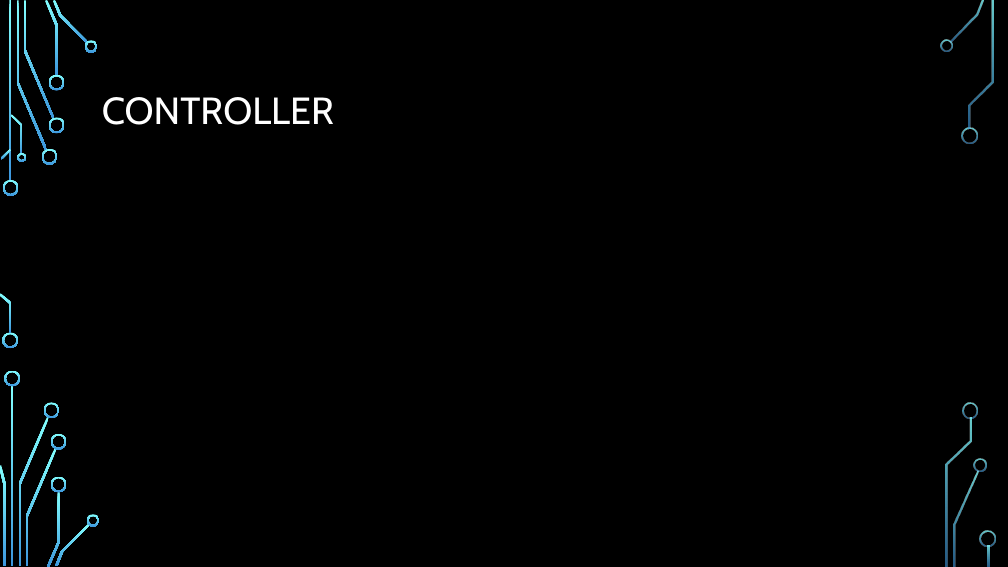
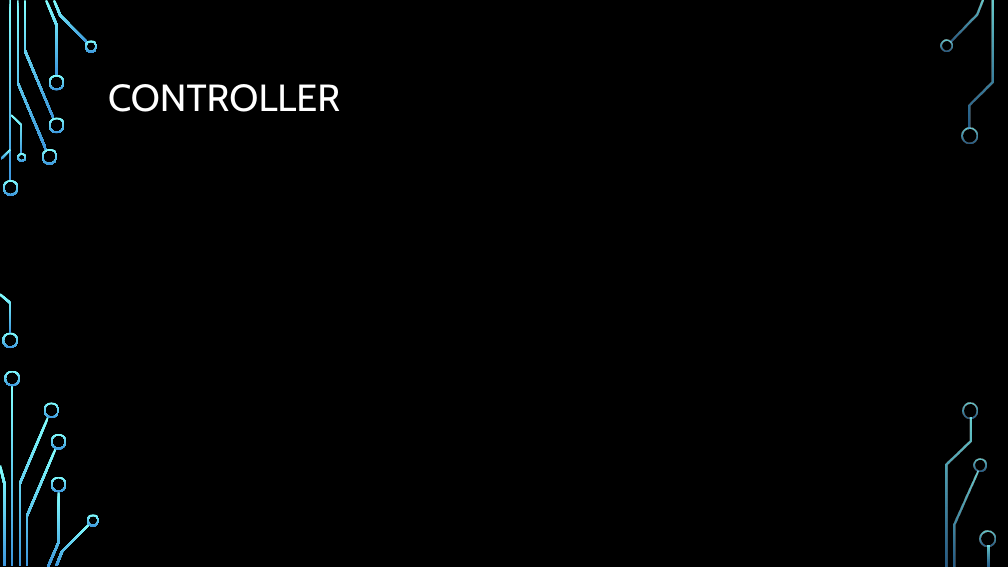
Before and after one commit to C5734E/Vizsga_Feladat, a slide deck: slide 13 of Autó Kozmetika orai DB.pptx (slide 12 before the commit). Drawn at 1008x567 pixels with LibreOffice and Linux fonts; fonts in the diff are those of the drawing; background and template pictures are left out. Boxes give left, top, right and bottom in pixels: in the first picture for what was removed or moved away, otherwise in the second. Text is boxed around its words. In the diff, an @@ line names an element or a change of style, - is before the commit and + after.

```diff
--- a/Autó Kozmetika orai DB.pptx
+++ b/Autó Kozmetika orai DB.pptx
@@ title "CONTROLLER": place and size @@
-title "CONTROLLER" at [102, 97, 334, 125]
+title "CONTROLLER" at [108, 84, 340, 112]
```
Also in this commit, not shown: 7 other slides changed, 5 slides added.
